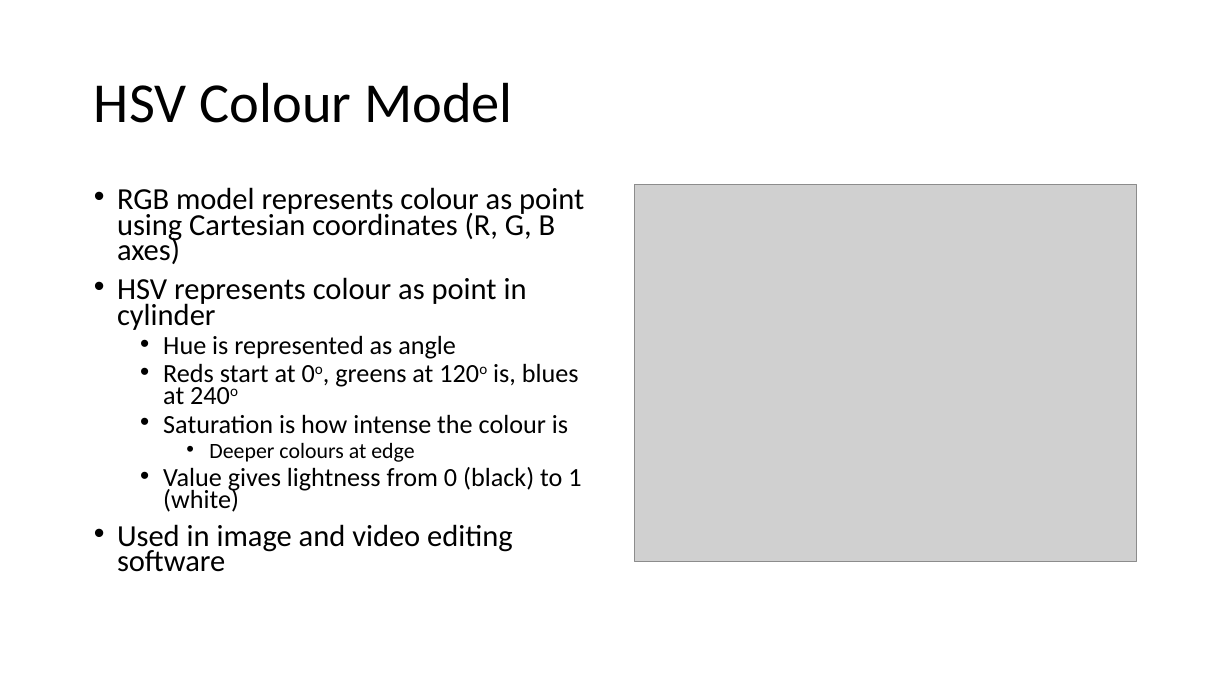
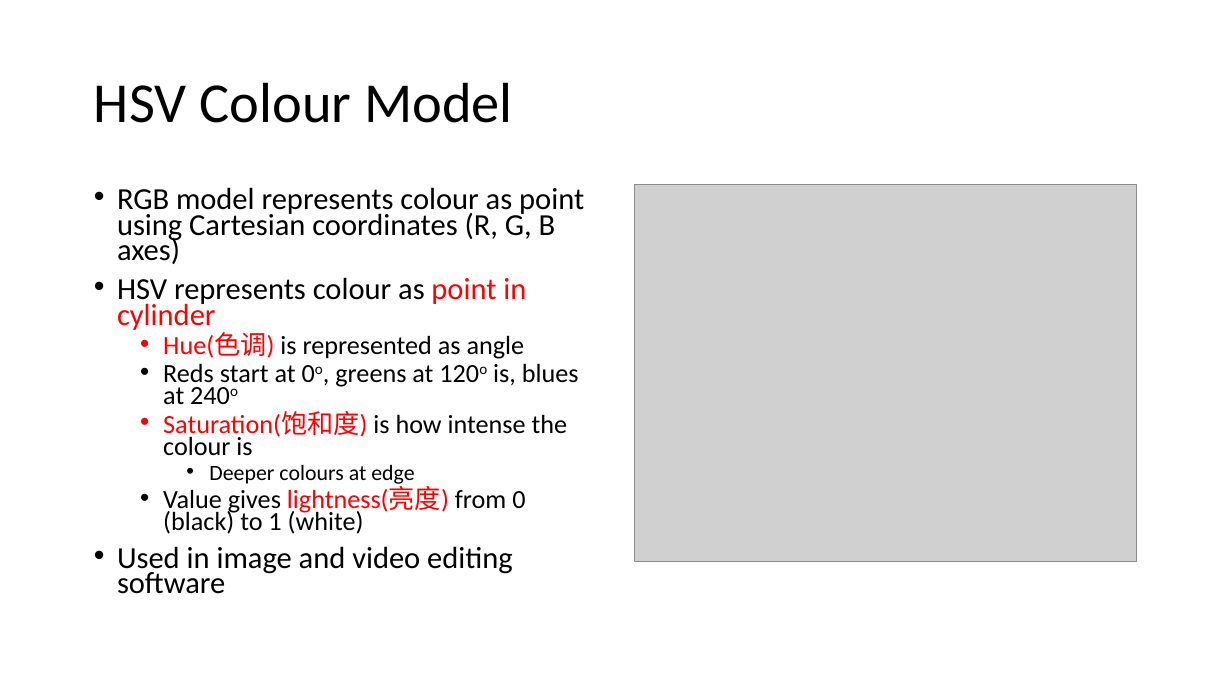
Before and after one commit to vcboy1/Leeds, a slide deck: slide 45 of 26fall/1860/Lecture/Week1.3/Lecture 1.3.1.pptx. Drawn at 1232x693 pixels with LibreOffice and Linux fonts; fonts in the diff are those of the drawing; grey boxes stand for pictures; background and template pictures are left out. Boxes give left, top, right and bottom in pixels: in the first picture for what was removed or moved away, otherwise in the second. Text is boxed around its words. In the diff, an @@ line names an element or a change of style, - is before the commit and + after.

```diff
--- a/26fall/1860/Lecture/Week1.3/Lecture 1.3.1.pptx
+++ b/26fall/1860/Lecture/Week1.3/Lecture 1.3.1.pptx
@@ text at (117, 277, 526, 330): text colour #000000 to #FF0000 in "point in cylinder" @@
@@ text at (163, 332, 525, 359): text changed @@
-  • Hue is represented as angle
+  • Hue(色调) is represented as angle
@@ text at (163, 411, 568, 455): text changed @@
-  • Saturation is how intense the colour is
+  • Saturation(饱和度) is how intense the colour is
@@ text at (163, 486, 525, 534): text changed @@
-  • Value gives lightness from 0 (black) to 1 (white)
+  • Value gives lightness(亮度) from 0 (black) to 1 (white)
```
Also in this commit, not shown: 6 other slides changed, 13 other files.
